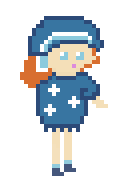
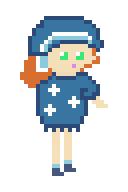
The second w=128, h=192 image is a revision of the first. Changes to its layers:
painted on "Background" over <box>60,52,84,60</box>
